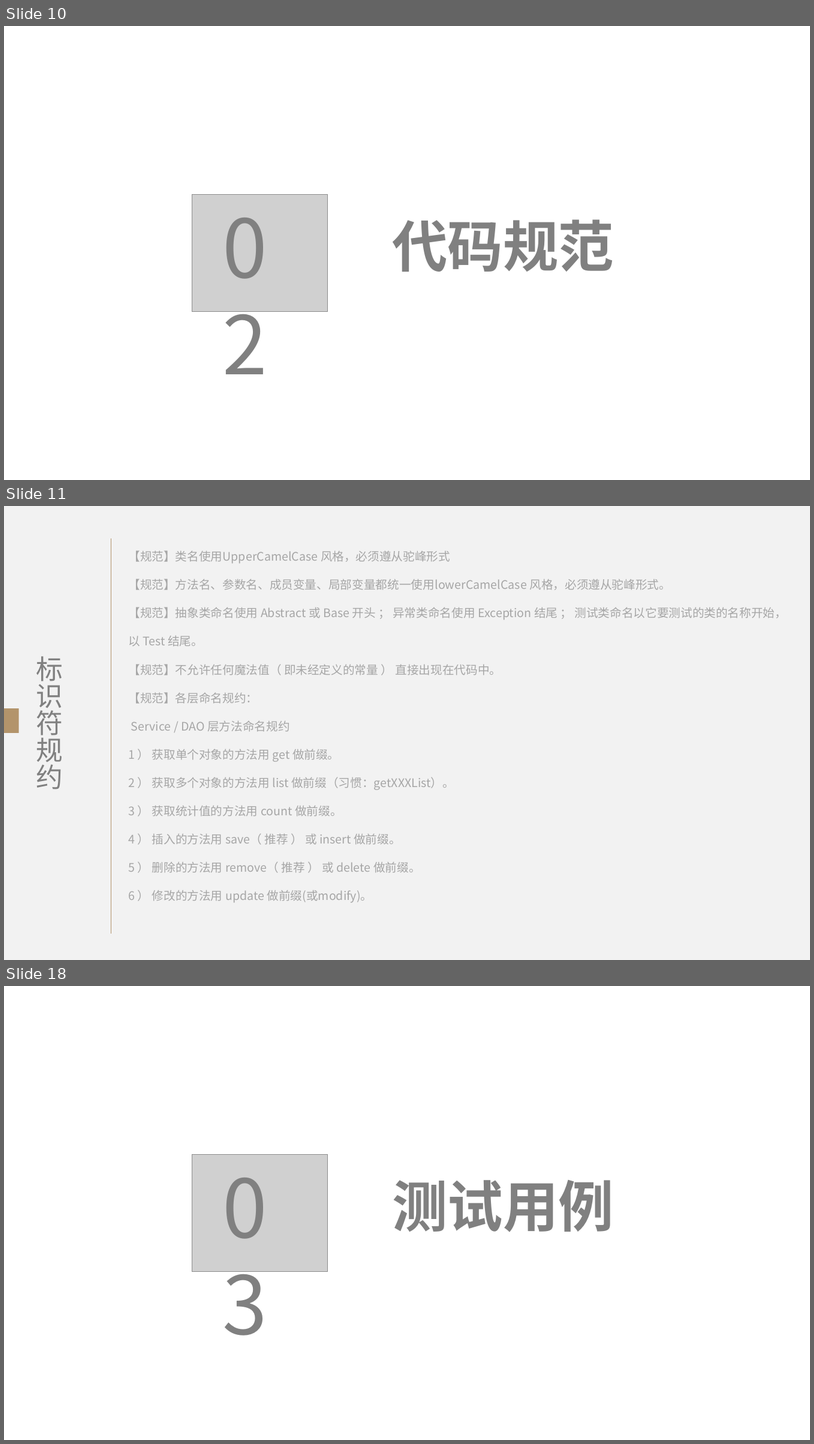
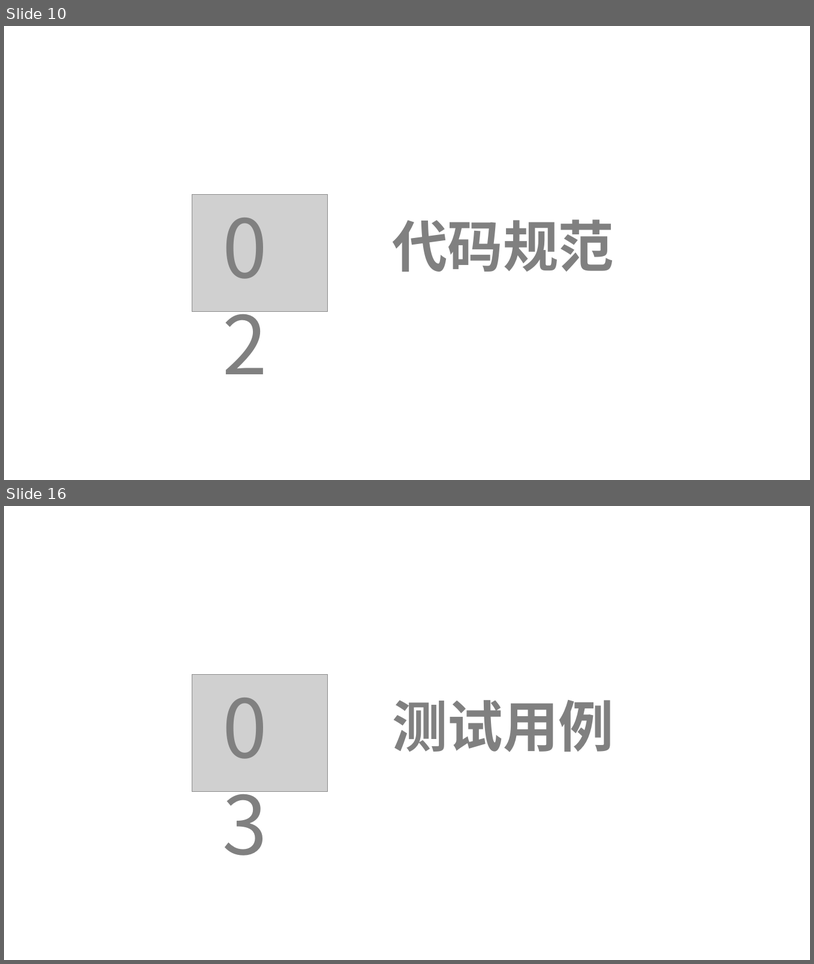
Before and after one commit to lenovo-wu/G11ZUCC, a slide deck: 代码实现.pptx. Shown one above the other, each under a label of ours: slides 10, 11 and 18 before the commit, slides 10 and 16 after it; the slides between them are not shown. The pictures are 814x1444 and 814x964 pixels, drawn with LibreOffice and Linux fonts; fonts in the diff are those of the drawing; grey boxes stand for pictures. Boxes give left, top, right and bottom in pixels: in the first picture for what was removed or moved away, otherwise in the second. Text is boxed around its words. In the diff, an @@ line names an element or a change of style, - is before the commit and + after.

```diff
--- a/代码实现.pptx
+++ b/代码实现.pptx
@@ slide 11 removed at box(4, 506, 810, 960), background #F2F2F2 @@
@@ line removed from (111, 538) to (111, 934) @@
@@ text removed at box(128, 550, 787, 902) @@
-【规范】类名使用UpperCamelCase 风格，必须遵从驼峰形式
-【规范】方法名、参数名、成员变量、局部变量都统一使用lowerCamelCase 风格，必须遵从驼峰形式。
-【规范】抽象类命名使用 Abstract 或 Base 开头 ； 异常类命名使用 Exception 结尾 ； 测试类命名以它要测试的类的名称开始，以 Test 结尾。
-【规范】不允许任何魔法值（ 即未经定义的常量 ） 直接出现在代码中。
-【规范】各层命名规约：
-Service / DAO 层方法命名规约
-1 ） 获取单个对象的方法用 get 做前缀。
-2 ） 获取多个对象的方法用 list 做前缀（习惯：getXXXList）。
-3 ） 获取统计值的方法用 count 做前缀。
-4 ） 插入的方法用 save（ 推荐 ） 或 insert 做前缀。
-5 ） 删除的方法用 remove（ 推荐 ） 或 delete 做前缀。
-6 ） 修改的方法用 update 做前缀(或modify)。
@@ text removed at box(36, 656, 63, 789) @@
-标识符规约
@@ rectangle removed at box(4, 709, 18, 733) @@
@@ what was slide 18 is now slide 16 @@
```
Also in this commit, not shown: 3 slides changed, 5 slides added, 6 other slides removed.
